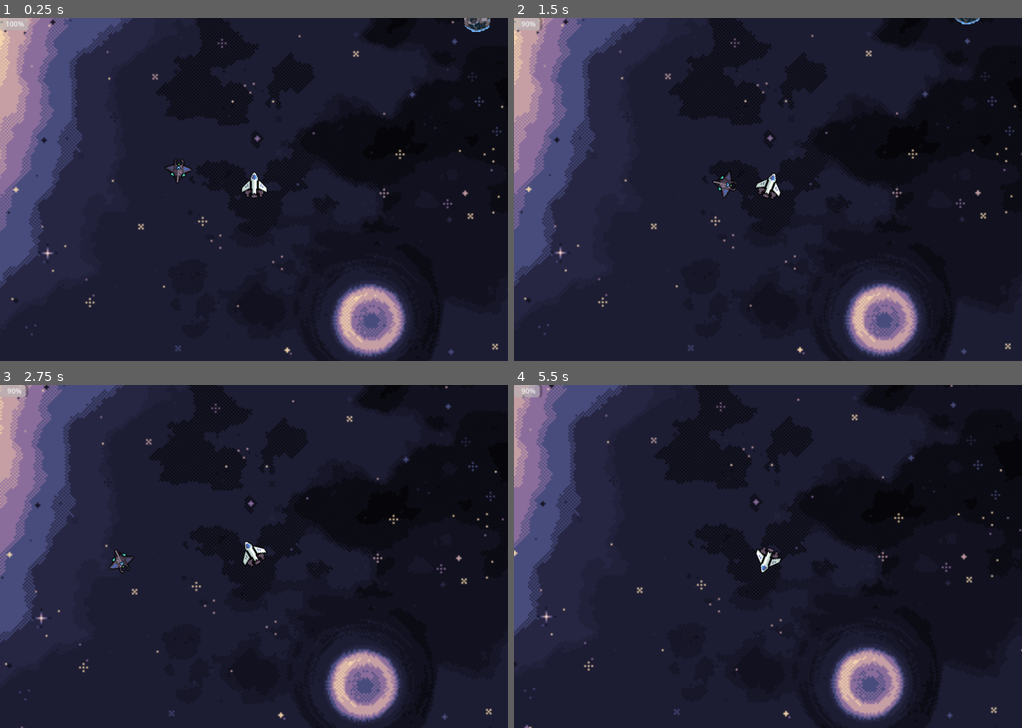
Above: before the commit, frames 1-4 (two rows, left to right).
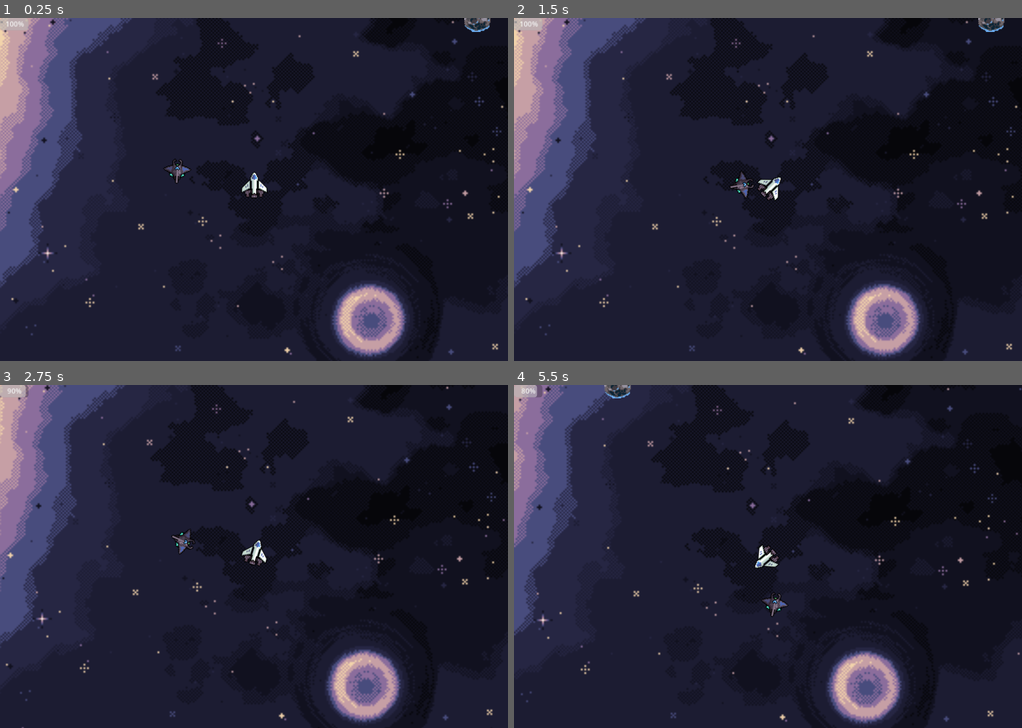
Above: after the commit, the same moments.

Repository: agatapias/void_scrapers
Game: Godot game, scene res://main.tscn
Two runs of this game, one before a commit and one after it. Both use one fixed random seed, a clock stepped at 60 frames per second and the inputs below.
Inputs:
- Up to frame 1 (0.25 s): no input
- Up to frame 2 (1.5 s): tap Enter at 0.5 s; hold Right (ui_right) 0.53-1.28 s; hold Left (ui_left) from 1.28 s (still down)
- Up to frame 3 (2.75 s): release Left (ui_left) at 2.03 s; hold Right (ui_right) from 2.03 s (still down)
- Up to frame 4 (5.5 s): release Right (ui_right) at 2.78 s; hold Up (ui_up) 2.78-3.53 s; hold Left (ui_left) from 3.53 s (still down)

The runs differ from the first frame. In frame 1, 0.1% of the frame differs, in the area x 32-38%, y 40-49%; in frame 2, 3.0%; in frame 3, 2.0%; in frame 4, 4.4%, in the area x 0-100%, y 0-100%.

Commit message:
fix enemy movement

Diff:
--- a/Scout.gd
+++ b/Scout.gd
@@ -1,46 +1,17 @@
 extends RigidBody2D
 
-
+var health: float = 100.0
 var target_speed = 50.0 # Desired speed in the direction of the target vector
 var acceleration_time = 1.0 # Time to reach the target speed
 
-func _target_vector():
-	var spaceship = get_node("/root/Main/Spaceship")
-	var position_object1 = spaceship.global_transform.origin  # or object1.translation
-	var position_object2 = global_transform.origin  # or object2.translation
+var target: RigidBody2D
 
-	return (position_object2 - position_object1).normalized()
+func _target_vector() -> Vector2:
+	return position.direction_to(target.position)
 
 func _physics_process(delta):
-	if _target_vector() != Vector2.ZERO:
-		rotate_to_target(delta)
-		accelerate_to_target()
-
-func rotate_to_target(delta):
-	var target_vector = _target_vector()
-	var desired_angle = target_vector.angle()
-	var current_angle = rotation
-	var angle_diff = fposmod(desired_angle - current_angle, 2 * PI)
-
-	var prediction_factor = 1.0
-	var adjustment_factor = 1.0
-
-	var predicted_angle_diff = angle_diff - angular_velocity * prediction_factor
-	var torque = predicted_angle_diff * adjustment_factor
-
-	var max_torque = 100
-	torque = clamp(torque, -max_torque, max_torque)
-	apply_torque(torque)
-
-func accelerate_to_target():
-	var target_vector = _target_vector()
-	var orientation_vector = _get_orientation_vector()
-	var force = abs(orientation_vector.dot(target_vector))
-	var v = Vector2(force, 0)
-
-	apply_force(v.rotated(rotation)*100)
-
-
-func _get_orientation_vector() -> Vector2:
-	var rotation_in_radians = rotation
-	return Vector2(cos(rotation_in_radians), sin(rotation_in_radians))
+	if target == null:
+		target = get_tree().get_nodes_in_group("Spaceship")[0]
+	else:
+		var targetVector = _target_vector()
+		apply_impulse(targetVector)
--- a/main.tscn
+++ b/main.tscn
@@ -1,14 +1,11 @@
-[gd_scene load_steps=13 format=3 uid="uid://dxbb1xjpse0p7"]
+[gd_scene load_steps=9 format=3 uid="uid://dxbb1xjpse0p7"]
 
 [ext_resource type="PackedScene" uid="uid://c1fi0qspec801" path="res://player_ship.tscn" id="1_s1wep"]
 [ext_resource type="Texture2D" uid="uid://ch2aelaesyulb" path="res://assets/sprites/Asteroida.png" id="2_2ifds"]
-[ext_resource type="AudioStream" uid="uid://bi0oyq0et1bxc" path="res://assets/sound_effects/thrusters_loopwav-14699.mp3" id="2_pcxrh"]
 [ext_resource type="Texture2D" uid="uid://fp8b086rkxd8" path="res://assets/background/Space Background.png" id="3_86apd"]
-[ext_resource type="Script" path="res://EngineSoundEffect.gd" id="3_soti1"]
 [ext_resource type="AudioStream" uid="uid://byfei1v2i88op" path="res://assets/music/slow-travel.wav" id="6_4v4ul"]
 [ext_resource type="Script" path="res://AudioStreamPlayer.gd" id="7_2py8p"]
-[ext_resource type="Texture2D" uid="uid://cdr163wh6effn" path="res://assets/sprites/enemies/scout/Nautolan Ship - Scout - Base.png" id="8_osdyt"]
-[ext_resource type="Script" path="res://Scout.gd" id="8_t3roh"]
+[ext_resource type="PackedScene" uid="uid://ditewrvguru42" path="res://scout.tscn" id="8_eg7m5"]
 
 [sub_resource type="PhysicsMaterial" id="PhysicsMaterial_uyaiw"]
 bounce = 1.0
@@ -16,21 +13,11 @@
 [sub_resource type="CircleShape2D" id="CircleShape2D_8wet4"]
 radius = 16.0312
 
-[sub_resource type="CircleShape2D" id="CircleShape2D_ypial"]
-radius = 13.0384
-
 [node name="Main" type="Node"]
 
 [node name="Spaceship" parent="." instance=ExtResource("1_s1wep")]
 physics_material_override = SubResource("PhysicsMaterial_uyaiw")
 metadata/_edit_group_ = true
-
-[node name="Camera2D" type="Camera2D" parent="Spaceship"]
-zoom = Vector2(2, 2)
-
-[node name="EngineSoundEffect" type="AudioStreamPlayer2D" parent="Spaceship"]
-stream = ExtResource("2_pcxrh")
-script = ExtResource("3_soti1")
 
 [node name="Asteroid" type="RigidBody2D" parent="."]
 position = Vector2(253, -194)
@@ -83,15 +70,4 @@
 volume_db = -15.0
 script = ExtResource("7_2py8p")
 
-[node name="Scout" type="RigidBody2D" parent="."]
-position = Vector2(-89, -25)
-gravity_scale = 0.0
-script = ExtResource("8_t3roh")
-metadata/_edit_group_ = true
-
-[node name="Sprite2D" type="Sprite2D" parent="Scout"]
-texture = ExtResource("8_osdyt")
-
-[node name="CollisionShape2D" type="CollisionShape2D" parent="Scout"]
-position = Vector2(0, 3)
-shape = SubResource("CircleShape2D_ypial")
+[node name="Scout" parent="." instance=ExtResource("8_eg7m5")]
--- a/player_ship.gd
+++ b/player_ship.gd
@@ -4,11 +4,10 @@
 const MIN_HEALTH = 0
 const INCREMENT_INTERVAL = 10
 
-var thrust_vector = Vector2(0, -100)
+var thrust_vector = Vector2(0, -200)
 var torque = 200
 var _health
 var _frames_since_last_increment = 0
-
 
 func _ready():
 	print("ready called")
--- a/player_ship.tscn
+++ b/player_ship.tscn
@@ -1,9 +1,11 @@
-[gd_scene load_steps=7 format=3 uid="uid://c1fi0qspec801"]
+[gd_scene load_steps=9 format=3 uid="uid://c1fi0qspec801"]
 
 [ext_resource type="Script" path="res://player_ship.gd" id="1_co6cj"]
 [ext_resource type="Texture2D" uid="uid://s4nd8ma6uhla" path="res://ship-idle.png" id="2_irb5b"]
 [ext_resource type="Texture2D" uid="uid://diq3tsk7cf5jj" path="res://ship-small-fire.png" id="3_4ixnh"]
 [ext_resource type="Texture2D" uid="uid://vbprl7sodqjh" path="res://ship-medium-fire.png" id="4_i1kvx"]
+[ext_resource type="AudioStream" uid="uid://bi0oyq0et1bxc" path="res://assets/sound_effects/thrusters_loopwav-14699.mp3" id="5_7lotv"]
+[ext_resource type="Script" path="res://EngineSoundEffect.gd" id="6_pkvdw"]
 
 [sub_resource type="SpriteFrames" id="SpriteFrames_d12l0"]
 animations = [{
@@ -30,13 +32,11 @@
 [sub_resource type="CapsuleShape2D" id="CapsuleShape2D_eyolg"]
 radius = 15.0
 
-[node name="RigidBody2D" type="RigidBody2D"]
-
+[node name="Spaceship" type="RigidBody2D" groups=["Spaceship"]]
 mass = 0.5
 gravity_scale = 0.0
 can_sleep = false
 script = ExtResource("1_co6cj")
-thrust = Vector2(0, -500)
 
 [node name="AnimatedSprite2D" type="AnimatedSprite2D" parent="."]
 position = Vector2(0, -1)
@@ -45,3 +45,10 @@
 
 [node name="CollisionShape2D" type="CollisionShape2D" parent="."]
 shape = SubResource("CapsuleShape2D_eyolg")
+
+[node name="Camera2D" type="Camera2D" parent="."]
+zoom = Vector2(2, 2)
+
+[node name="EngineSoundEffect" type="AudioStreamPlayer2D" parent="."]
+stream = ExtResource("5_7lotv")
+script = ExtResource("6_pkvdw")
--- /dev/null
+++ b/scout.tscn
@@ -0,0 +1,20 @@
+[gd_scene load_steps=4 format=3 uid="uid://ditewrvguru42"]
+
+[ext_resource type="Script" path="res://Scout.gd" id="1_w0lks"]
+[ext_resource type="Texture2D" uid="uid://cdr163wh6effn" path="res://assets/sprites/enemies/scout/Nautolan Ship - Scout - Base.png" id="2_anj6m"]
+
+[sub_resource type="CircleShape2D" id="CircleShape2D_ypial"]
+radius = 13.0384
+
+[node name="Scout" type="RigidBody2D" groups=["Scout"]]
+position = Vector2(-89, -25)
+gravity_scale = 0.0
+script = ExtResource("1_w0lks")
+metadata/_edit_group_ = true
+
+[node name="Sprite2D" type="Sprite2D" parent="."]
+texture = ExtResource("2_anj6m")
+
+[node name="CollisionShape2D" type="CollisionShape2D" parent="."]
+position = Vector2(0, 3)
+shape = SubResource("CircleShape2D_ypial")
